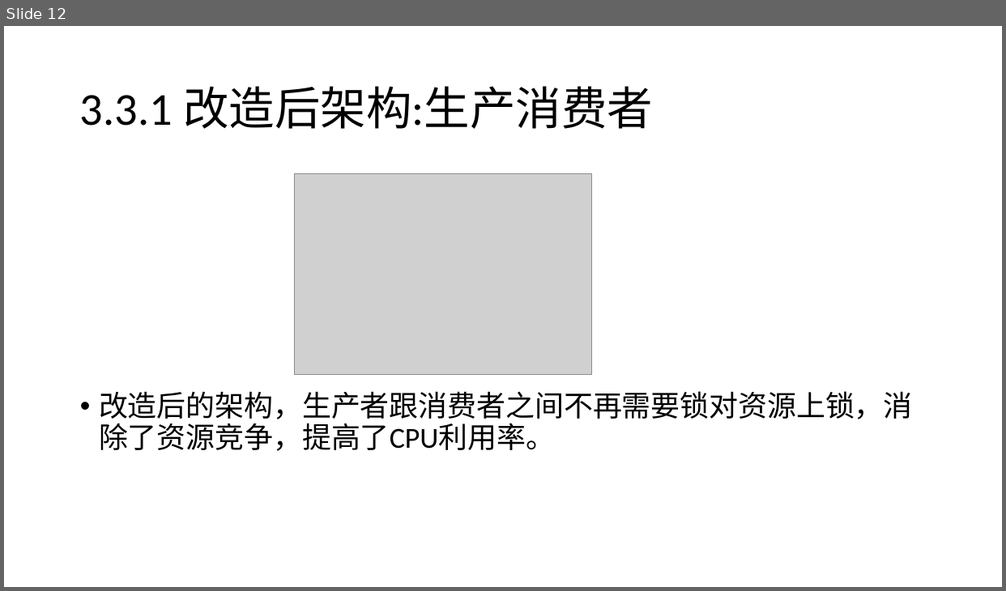
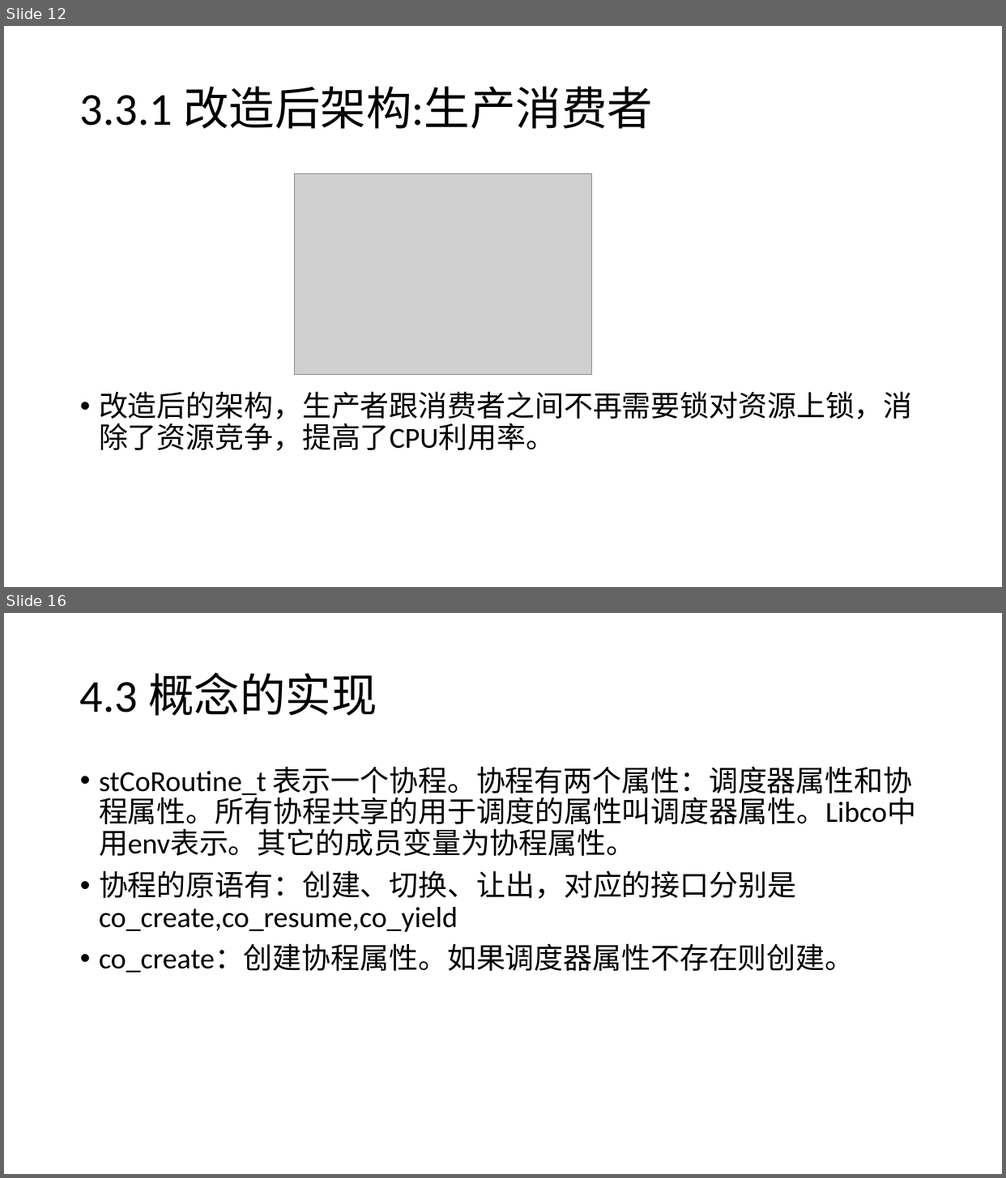
Before and after one commit to djpan0303/tech_paper, a slide deck: 协程/协程-潘东经.pptx. Shown one above the other, each under a label of ours: slide 12 before the commit, slides 12 and 16 after it; the slides between them are not shown. The pictures are 1006x591 and 1006x1178 pixels, drawn with LibreOffice and Linux fonts; fonts in the diff are those of the drawing; grey boxes stand for pictures. Boxes give left, top, right and bottom in pixels: in the first picture for what was removed or moved away, otherwise in the second. Text is boxed around its words. In the diff, an @@ line names an element or a change of style, - is before the commit and + after.

```diff
--- a/协程/协程-潘东经.pptx
+++ b/协程/协程-潘东经.pptx
@@ slide 16 added at (4,613,1002,1174), background #FFFFFF @@
@@ title added at (80,672,377,716), 44 pt, text #000000 @@
+4.3 概念的实现
@@ text added at (99,766,916,973), 28 pt, text #000000 @@
+• stCoRoutine_t 表示一个协程。协程有两个属性：调度器属性和协程属性。所有协程共享的用于调度的属性叫调度器属性。Libco中用env表示。其它的成员变量为协程属性。
+• 协程的原语有：创建、切换、让出，对应的接口分别是co_create,co_resume,co_yield
+• co_create：创建协程属性。如果调度器属性不存在则创建。
```
Also in this commit, not shown: 2 slides changed, 3 other slides added, 2 other files.
